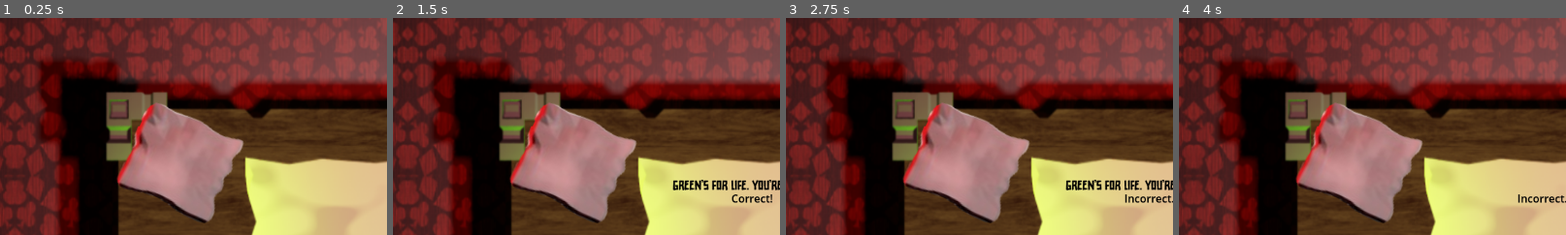
Above: before the commit, frames 1-4 (left to right).
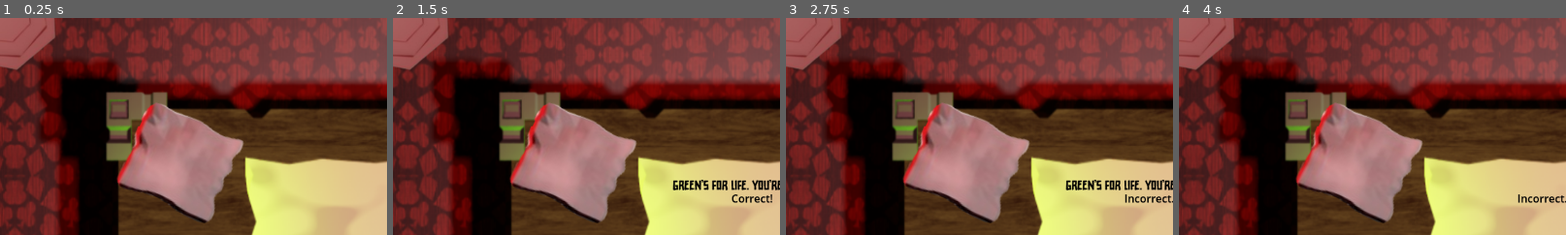
Above: after the commit, the same moments.

Repository: avanishbadhan/jumpstart
Game: Godot game, scene res://main.tscn
Two runs of this game, one before a commit and one after it. Both use one fixed random seed, a clock stepped at 60 frames per second and the inputs below.
Inputs (mouse positions are % of the whole screen's width and height, from its top left):
- Up to frame 1 (0.25 s): no input
- Up to frame 2 (1.5 s): click (73, 68) at 0.52 s; click (35, 72) at 1.27 s
- Up to frame 3 (2.75 s): click (52, 72) at 2.02 s
- Up to frame 4 (4 s): click (44, 72) at 2.77 s; click (61, 72) at 3.52 s
The pictures show only the part of the screen within x 0-50%, y 0-50%; the shares and areas given below are measured in that part.

The runs differ from the first frame. In frame 1, 2.6% of the frame differs, in the area x 0-15%, y 0-24%; in frame 2, 2.6%; in frame 3, 2.6%; in frame 4, 2.6%.

Commit message:
update 0.17

Diff:
--- a/blue_select.gd
+++ b/blue_select.gd
@@ -27,3 +27,4 @@
 
 	var tween = create_tween()
 	tween.tween_property(cloth, "modulate:a", 0.0, 2.0)
+	tween.tween_property(cloth, "modulate:a", 1.0, 2.0).set_delay(1.5)
--- a/green_select.gd
+++ b/green_select.gd
@@ -27,3 +27,4 @@
 
 	var tween = create_tween()
 	tween.tween_property(cloth, "modulate:a", 0.0, 2.0)
+	tween.tween_property(cloth, "modulate:a", 1.0, 2.0).set_delay(1.5)
--- a/hidden_coin.gd
+++ b/hidden_coin.gd
@@ -26,4 +26,4 @@
 	numbers.remove_at(rand_index)
 
 	# since this script is ON a Sprite2D, just use `texture`
-	texture = textures[value]
+	set_texture(textures[value])
--- a/project.godot
+++ b/project.godot
@@ -18,6 +18,7 @@
 [autoload]
 
 Main="*res://main.tscn"
+HiddenCoin="*res://hidden_coin.gd"
 
 [input]
 
--- a/red_select.gd
+++ b/red_select.gd
@@ -27,3 +27,4 @@
 
 	var tween = create_tween()
 	tween.tween_property(cloth, "modulate:a", 0.0, 2.0)
+	tween.tween_property(cloth, "modulate:a", 1.0, 2.0).set_delay(1.5)
--- a/yellow_select.gd
+++ b/yellow_select.gd
@@ -28,3 +28,9 @@
 	var tween = create_tween()
 	tween.tween_property(cloth, "modulate:a", 0.0, 2.0)
 	tween.tween_property(cloth, "modulate:a", 1.0, 2.0).set_delay(1.5)
+	HiddenCoin.pick_random_number()
+
+	disabled = false
+	$"../red_select".disabled = false
+	$"../blue_select".disabled = false
+	$"../green_select".disabled = false
